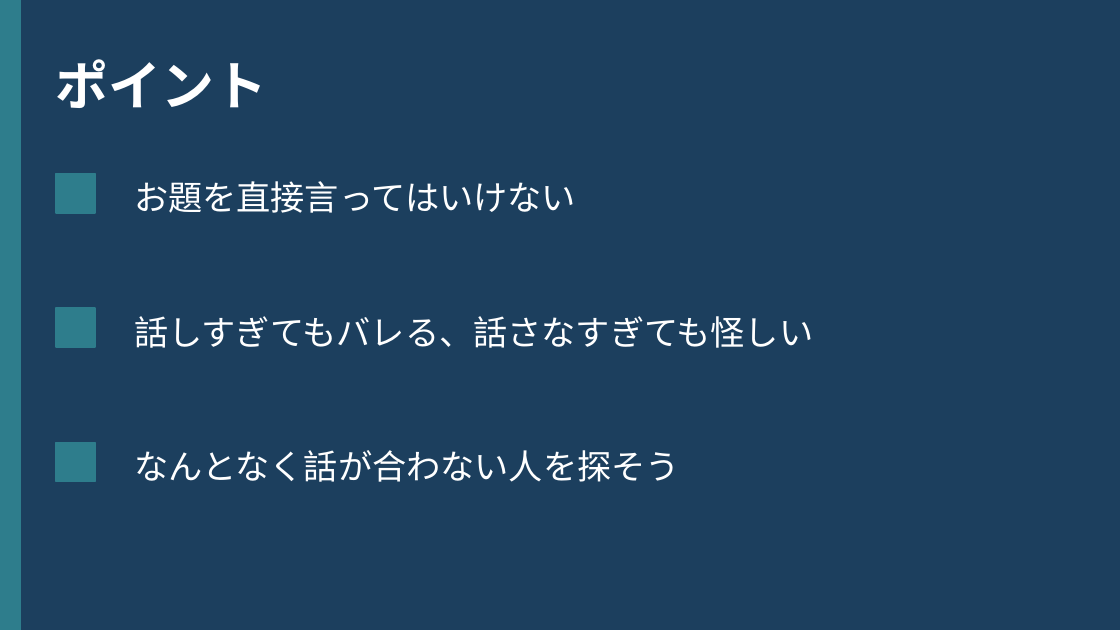
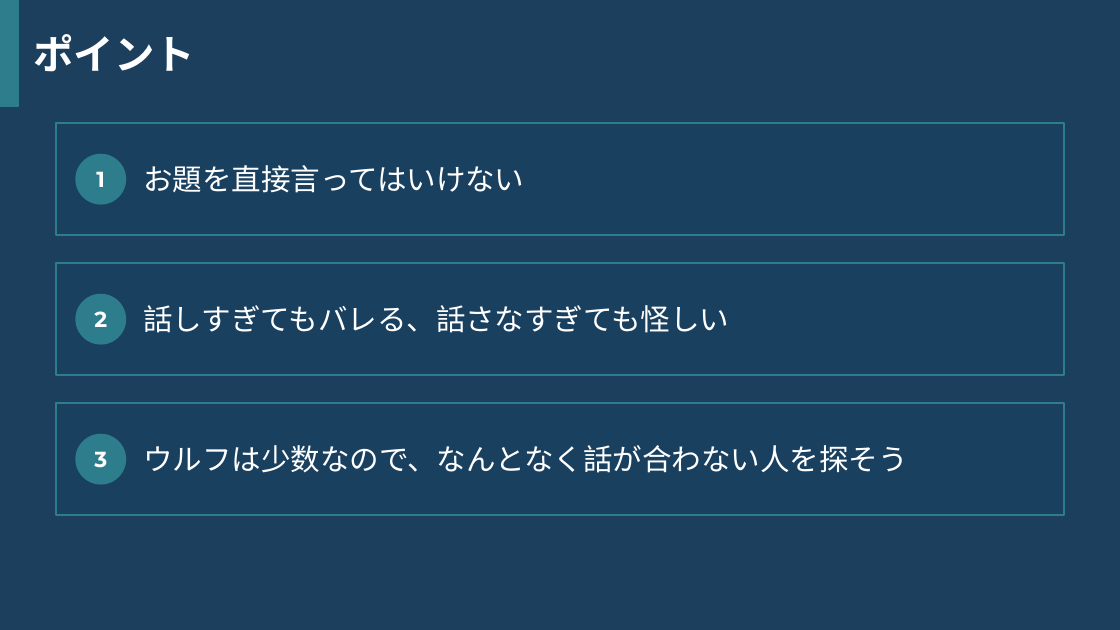
Before and after one commit to tagiiii/roomk-tools, a slide deck: slide 5 of docs/word-wolf-guide.pptx. Drawn at 1120x630 pixels with LibreOffice and Linux fonts; fonts in the diff are those of the drawing. Boxes give left, top, right and bottom in pixels: in the first picture for what was removed or moved away, otherwise in the second. Text is boxed around its words. In the diff, an @@ line names an element or a change of style, - is before the commit and + after.

```diff
--- a/docs/word-wolf-guide.pptx
+++ b/docs/word-wolf-guide.pptx
@@ rectangle: place and size @@
-rectangle at <box>0,0,20,629</box>
+rectangle at <box>0,0,18,106</box>
@@ text "ポイント": place and size @@
-text "ポイント" at <box>56,59,267,108</box>
+text "ポイント" at <box>34,34,196,72</box>
@@ text "ポイント" at <box>34,34,196,72</box>: size 34 to 26 pt, font Noto Sans CJK JP to Montserrat @@
@@ rectangle added at <box>56,123,1064,235</box>, fill #1A4060, outline #2E7D8C 1.5 pt @@
@@ text "お題を直接言ってはいけない" at <box>143,165,524,193</box>: size 22 to 19 pt, font Noto Sans CJK JP to Calibri @@
@@ text "お題を直接言ってはいけない": place and size @@
-text "お題を直接言ってはいけない" at <box>134,181,576,213</box>
+text "お題を直接言ってはいけない" at <box>143,165,524,193</box>
@@ rectangle removed at <box>56,174,95,213</box> @@
@@ ellipse added at <box>76,155,125,204</box>, fill #2E7D8C, outline #2E7D8C 1 pt @@
@@ text added at <box>96,171,105,187</box>, 14 pt, text #FFFFFF, bold @@
+1
@@ rectangle added at <box>56,263,1064,375</box>, fill #1A4060, outline #2E7D8C 1.5 pt @@
@@ text "話しすぎてもバレる、話さなすぎても怪しい": place and size @@
-text "話しすぎてもバレる、話さなすぎても怪しい" at <box>134,316,813,348</box>
+text "話しすぎてもバレる、話さなすぎても怪しい" at <box>143,305,729,333</box>
@@ text "話しすぎてもバレる、話さなすぎても怪しい" at <box>143,305,729,333</box>: size 22 to 19 pt, font Noto Sans CJK JP to Calibri @@
@@ ellipse added at <box>76,295,125,344</box>, fill #2E7D8C, outline #2E7D8C 1 pt @@
@@ rectangle removed at <box>56,308,95,347</box> @@
@@ text added at <box>94,311,107,327</box>, 14 pt, text #FFFFFF, bold @@
+2
@@ rectangle added at <box>56,403,1064,515</box>, fill #1A4060, outline #2E7D8C 1.5 pt @@
@@ rectangle removed at <box>56,442,95,482</box> @@
@@ ellipse added at <box>76,435,125,484</box>, fill #2E7D8C, outline #2E7D8C 1 pt @@
@@ text at <box>143,445,907,473</box>: text changed; size 22 to 19 pt; font Noto Sans CJK JP to Calibri @@
-なんとなく話が合わない人を探そう
+ウルフは少数なので、なんとなく話が合わない人を探そう
@@ text added at <box>94,451,107,468</box>, 14 pt, text #FFFFFF, bold @@
+3
```
Also in this commit, not shown: 5 other slides changed, 2 other files.
